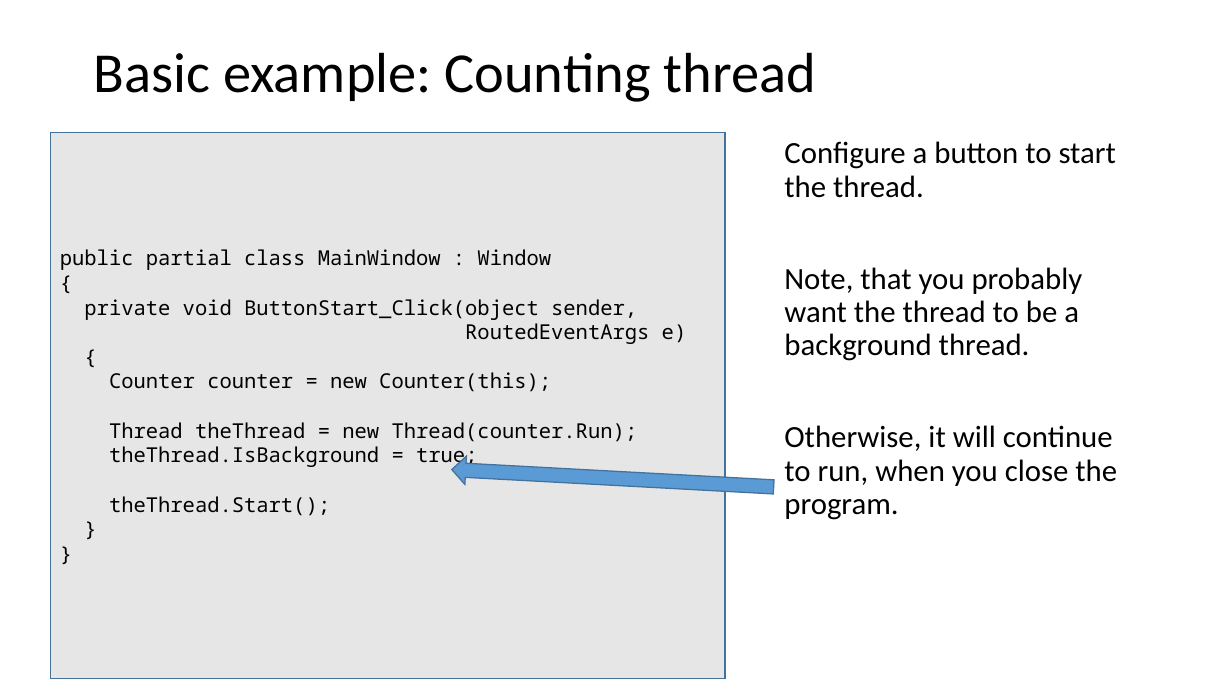
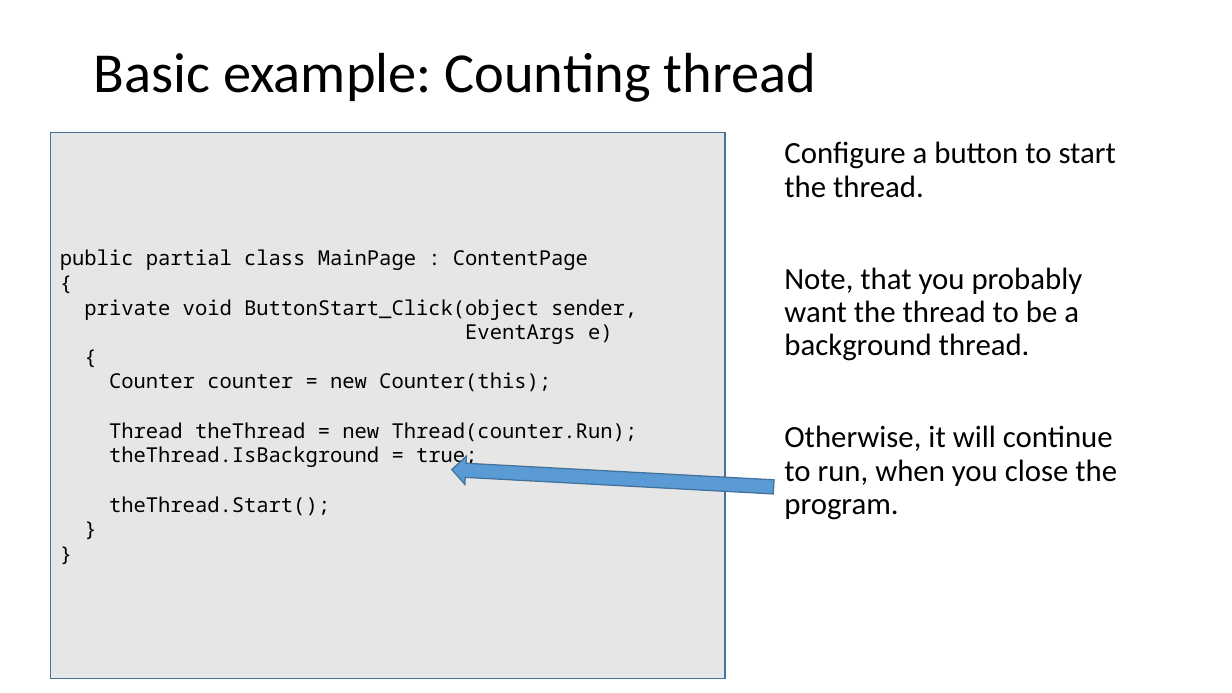
Before and after one commit to codesmurf/st3its3_teaching, a slide deck: slide 26 of 07 Thread Synchronization 1/Thread Synchronization.pptx (slide 22 before the commit). Drawn at 1232x693 pixels with LibreOffice and Linux fonts; fonts in the diff are those of the drawing. Boxes give left, top, right and bottom in pixels: in the first picture for what was removed or moved away, otherwise in the second. Text is boxed around its words. In the diff, an @@ line names an element or a change of style, - is before the commit and + after.

```diff
--- a/07 Thread Synchronization 1/Thread Synchronization.pptx
+++ b/07 Thread Synchronization 1/Thread Synchronization.pptx
@@ text in rectangle at <box>60,249,588,270</box>: text changed @@
-public partial class MainWindow : Window
+public partial class MainPage : ContentPage
@@ text in rectangle at <box>465,324,613,344</box>: text changed @@
-RoutedEventArgs e)
+EventArgs e)
```
Also in this commit, not shown: 9 other slides changed, 6 slides added, 1 slide removed, 3 other files.
